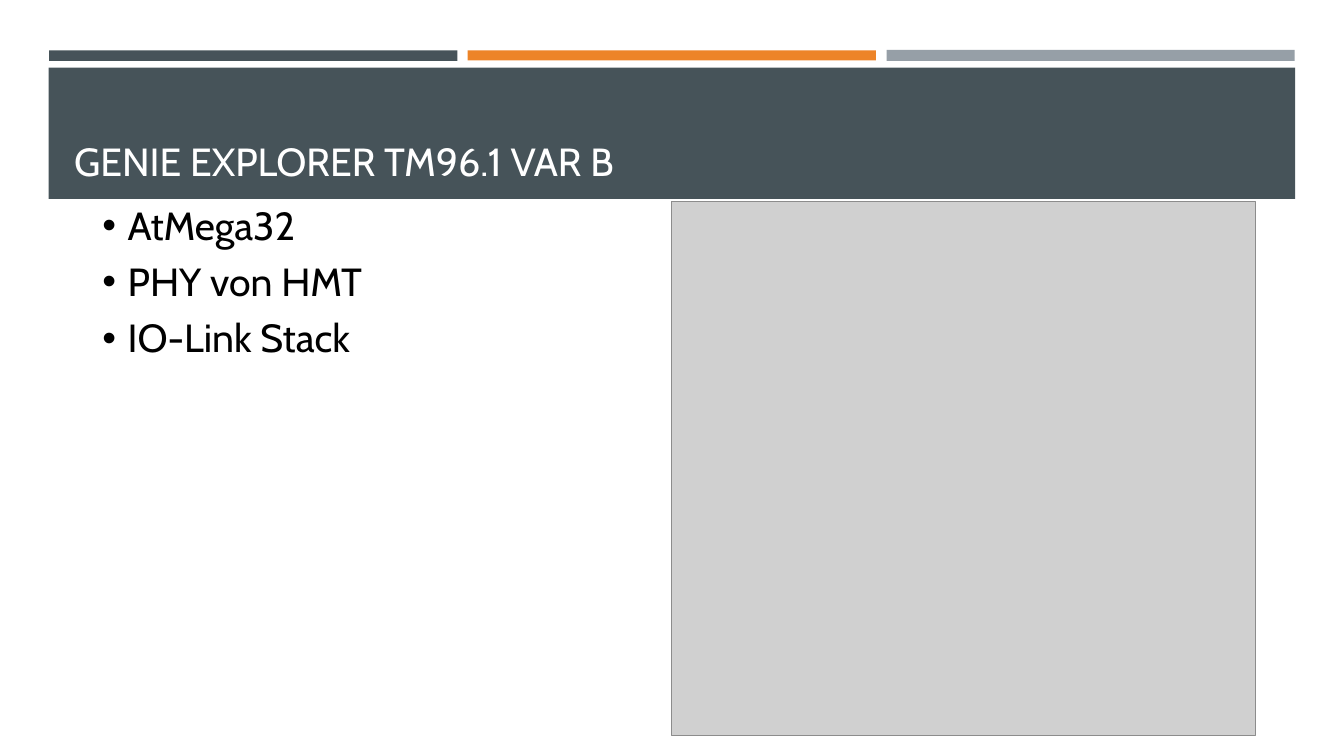
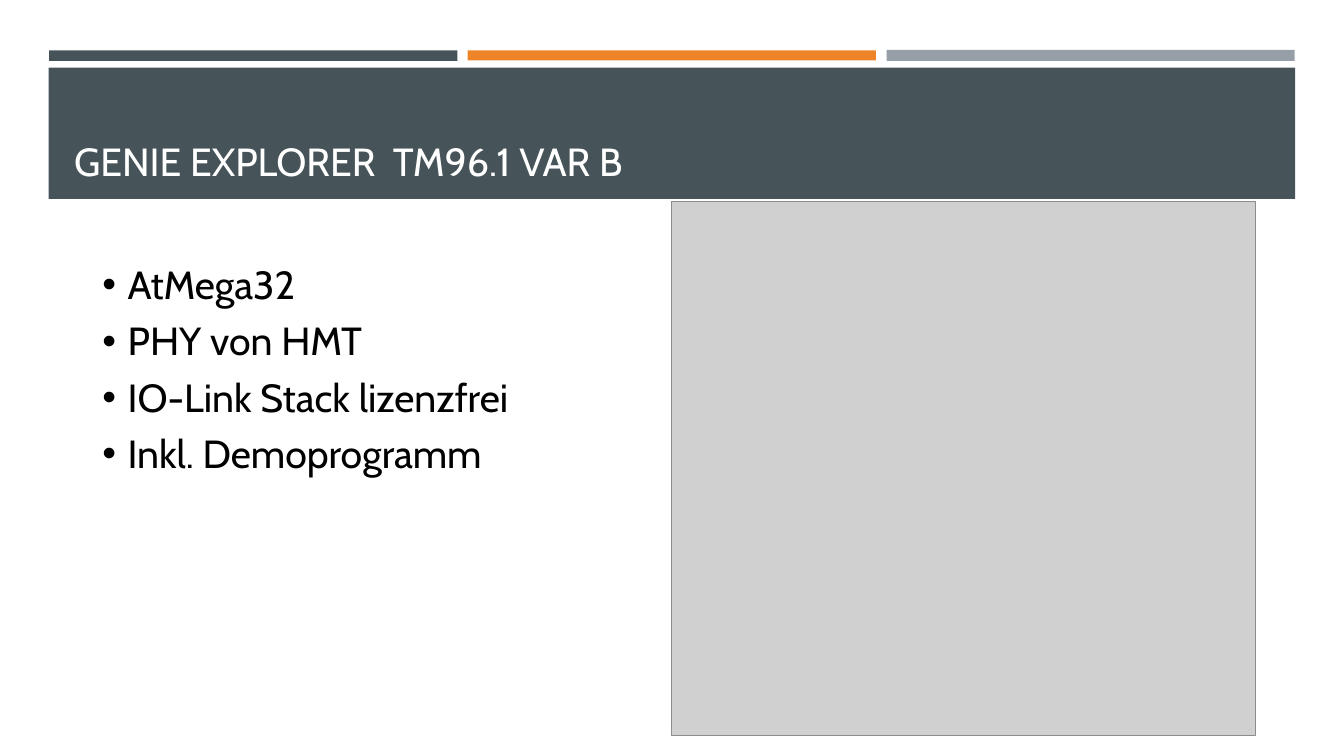
Before and after one commit to StefanieSchmidiger/BDA, a slide deck: slide 13 of Dokumentation/Zwischenpräsentation.pptx (slide 12 before the commit). Drawn at 1344x756 pixels with LibreOffice and Linux fonts; fonts in the diff are those of the drawing; grey boxes stand for pictures. Boxes give left, top, right and bottom in pixels: in the first picture for what was removed or moved away, otherwise in the second. Text is boxed around its words. In the diff, an @@ line names an element or a change of style, - is before the commit and + after.

```diff
--- a/Dokumentation/Zwischenpräsentation.pptx
+++ b/Dokumentation/Zwischenpräsentation.pptx
@@ title "GENIE EXPLORER TM96.1 VAR B" rewrapped from (74,148,613,177) to (74,148,622,177) @@
@@ text "AtMega32": place and size @@
-text "AtMega32" at (128,212,362,353)
+text "AtMega32" at (128,271,508,478)
@@ text at (128,382,508,478): text changed @@
-• IO-Link Stack
+• IO-Link Stack lizenzfrei
+• Inkl. Demoprogramm
```
Also in this commit, not shown: 8 other slides changed, 4 slides added, 2 slides removed, 12 other files.
